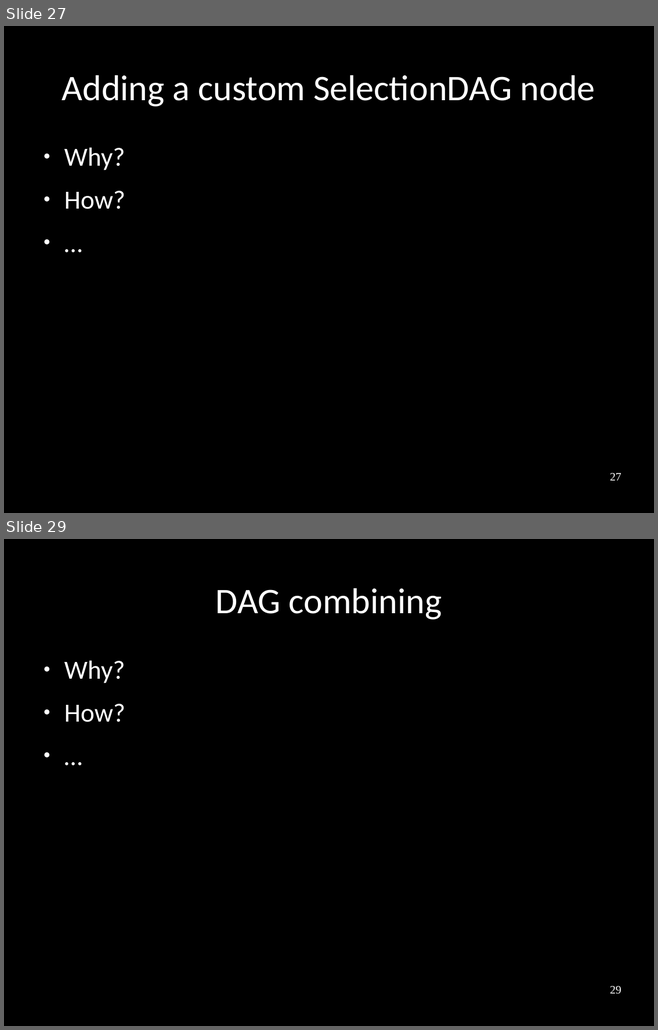
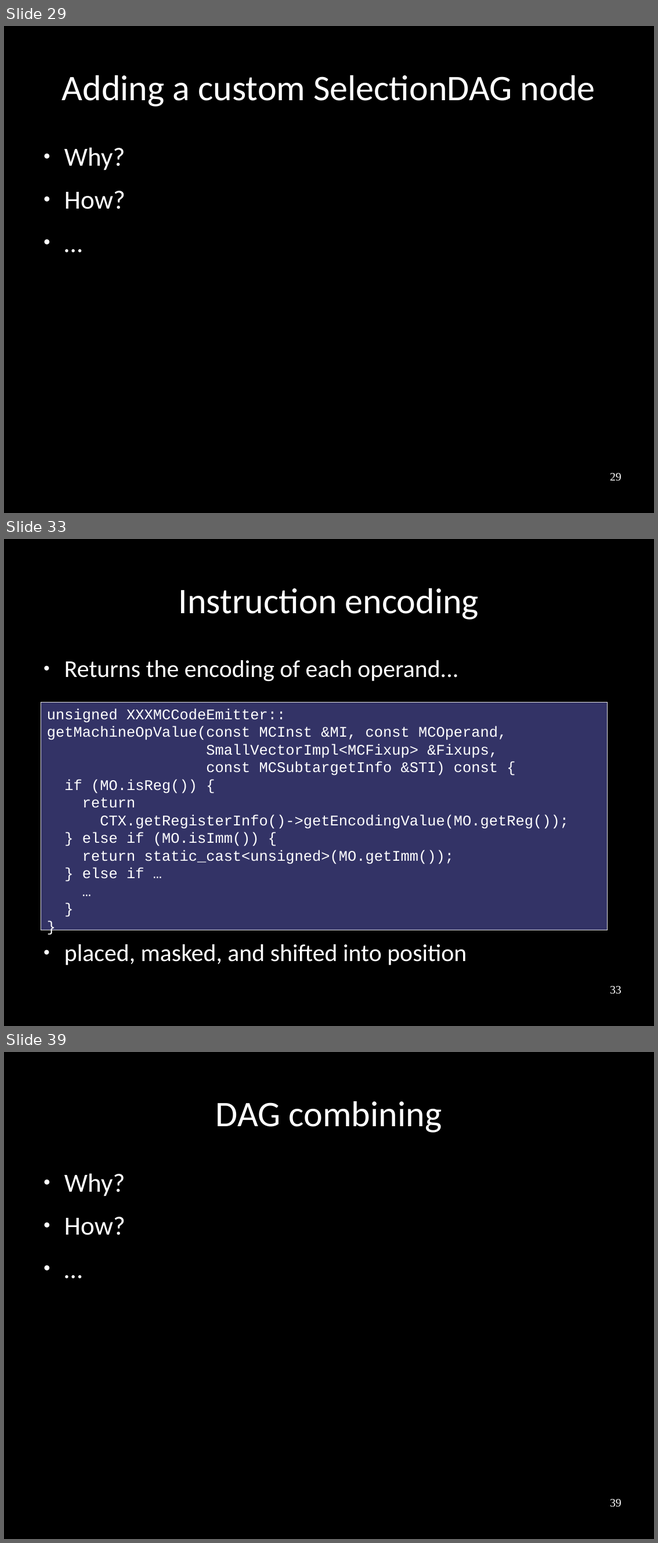
Before and after one commit to frasercrmck/llvm-leg, a slide deck: docs/Codeplay/Slides.odp. Shown one above the other, each under a label of ours: slides 27 and 29 before the commit, slides 29, 33 and 39 after it; the slides between them are not shown. The pictures are 658x1030 and 658x1543 pixels, drawn with LibreOffice and Linux fonts; fonts in the diff are those of the drawing. Boxes give left, top, right and bottom in pixels: in the first picture for what was removed or moved away, otherwise in the second. Text is boxed around its words. In the diff, an @@ line names an element or a change of style, - is before the commit and + after.

```diff
--- a/docs/Codeplay/Slides.odp
+++ b/docs/Codeplay/Slides.odp
@@ slide 33 added at [4,539,654,1026], background #000000 @@
@@ title added at [179,588,478,620], 44 pt, text #FFFFFF @@
+Instruction encoding
@@ text added at [64,660,466,965], 29.6 pt, text #FFFFFF @@
+● Returns the encoding of each operand...
+● placed, masked, and shifted into position
@@ rectangle added at [41,703,608,931], fill #333366, outline #E6E6E6 0 pt, 18 pt, text #FFFFFF @@
+unsigned XXXMCCodeEmitter::
+getMachineOpValue(const MCInst &MI, const MCOperand,
+SmallVectorImpl<MCFixup> &Fixups,
+const MCSubtargetInfo &STI) const {
+if (MO.isReg()) {
+return
+CTX.getRegisterInfo()->getEncodingValue(MO.getReg());
+} else if (MO.isImm()) {
+return static_cast<unsigned>(MO.getImm());
+} else if …
+…
+}
+}
@@ page number added at [610,986,621,994], 14 pt, text #FFFFFF @@
+33
@@ what was slide 27 is now slide 29 @@
@@ page number at [610,473,621,481]: text changed @@
-27
+29
@@ what was slide 29 is now slide 39 @@
@@ page number at [610,1499,621,1507]: text changed @@
-29
+39
```
Also in this commit, not shown: 4 slides changed, 9 other slides added.
